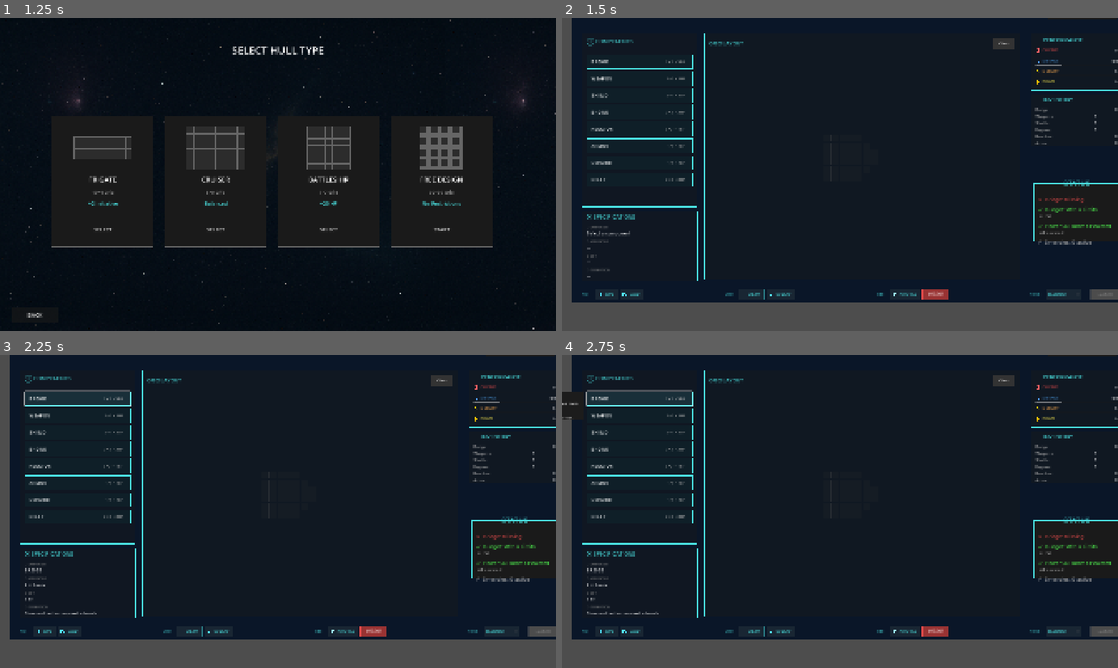
Above: before the commit, frames 1-4 (two rows, left to right).
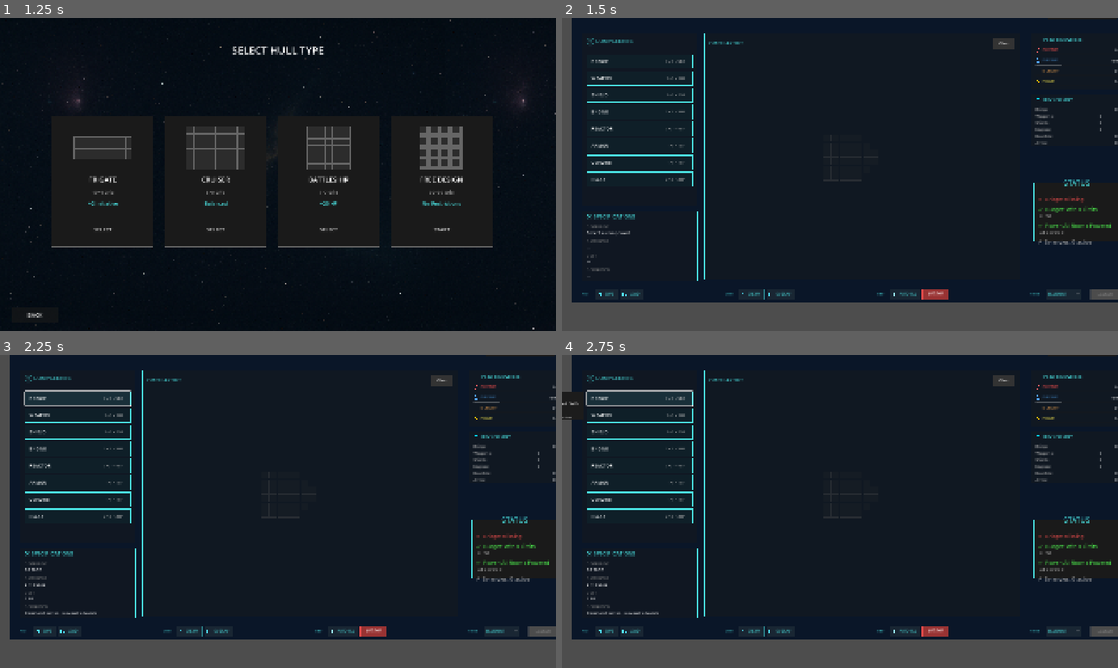
Above: after the commit, the same moments.

Repository: cautiouskurns/Startship-Designer
Game: Godot game, scene res://scenes/mission/MissionSelect.tscn
Same seed, same stepped clock (60 frames per second), same inputs: the game is played once before the commit and once after it. Sound files missing from this copy of the repository are replaced by a short silence.
Inputs (mouse positions are in pixels of both pictures, inside the frame that each line leads up to):
- Up to frame 1 (1.25 s): click "PATROL DUTY" at 0.5 s
- Up to frame 2 (1.5 s): click "BACK" at 1.25 s
- Up to frame 3 (2.25 s): click (77, 398) at 2 s
- Up to frame 4 (2.75 s): no input

Frame 1 is identical in both runs. In frame 2, 1.6% of the frame differs, in the area x 3-100%, y 6-89%; in frame 3, 1.8%; in frame 4, 1.8%, in the area x 0-100%, y 6-89%.

Commit message:
feat: Update SynergyGuidePanel to include synergy labels and tooltips for weapons, shields, and engines

Diff:
--- a/scenes/designer/components/SynergyGuidePanel.tscn
+++ b/scenes/designer/components/SynergyGuidePanel.tscn
@@ -74,10 +74,12 @@
 text = "Bridge:"
 
 [node name="BridgeValue" type="Label" parent="VBoxContainer/ContentMargin/ContentContainer/BridgeRow"]
-layout_mode = 2
-theme_override_colors/font_color = Color(1, 1, 1, 1)
-theme_override_font_sizes/font_size = 13
-text = "0"
+custom_minimum_size = Vector2(20, 0)
+layout_mode = 2
+theme_override_colors/font_color = Color(1, 1, 1, 1)
+theme_override_font_sizes/font_size = 13
+text = "0"
+horizontal_alignment = 2
 
 [node name="WeaponsRow" type="HBoxContainer" parent="VBoxContainer/ContentMargin/ContentContainer"]
 layout_mode = 2
@@ -89,15 +91,25 @@
 theme_override_font_sizes/font_size = 13
 text = "Weapons:"
 
-[node name="WeaponsValue" type="RichTextLabel" parent="VBoxContainer/ContentMargin/ContentContainer/WeaponsRow"]
-custom_minimum_size = Vector2(80, 0)
-layout_mode = 2
-theme_override_colors/default_color = Color(1, 1, 1, 1)
-theme_override_font_sizes/normal_font_size = 13
+[node name="WeaponsValue" type="Label" parent="VBoxContainer/ContentMargin/ContentContainer/WeaponsRow"]
+custom_minimum_size = Vector2(20, 0)
+layout_mode = 2
+theme_override_colors/font_color = Color(1, 1, 1, 1)
+theme_override_font_sizes/font_size = 13
+text = "0"
+horizontal_alignment = 2
+
+[node name="WeaponsSynergy" type="RichTextLabel" parent="VBoxContainer/ContentMargin/ContentContainer/WeaponsRow"]
+custom_minimum_size = Vector2(50, 0)
+layout_mode = 2
+mouse_filter = 0
+theme_override_colors/default_color = Color(0.886, 0.565, 0.290, 1)
+theme_override_font_sizes/normal_font_size = 10
 bbcode_enabled = true
 fit_content = true
 scroll_active = false
-text = "0"
+text = ""
+tooltip_text = ""
 
 [node name="ShieldsRow" type="HBoxContainer" parent="VBoxContainer/ContentMargin/ContentContainer"]
 layout_mode = 2
@@ -109,15 +121,25 @@
 theme_override_font_sizes/font_size = 13
 text = "Shields:"
 
-[node name="ShieldsValue" type="RichTextLabel" parent="VBoxContainer/ContentMargin/ContentContainer/ShieldsRow"]
-custom_minimum_size = Vector2(80, 0)
-layout_mode = 2
-theme_override_colors/default_color = Color(1, 1, 1, 1)
-theme_override_font_sizes/normal_font_size = 13
+[node name="ShieldsValue" type="Label" parent="VBoxContainer/ContentMargin/ContentContainer/ShieldsRow"]
+custom_minimum_size = Vector2(20, 0)
+layout_mode = 2
+theme_override_colors/font_color = Color(1, 1, 1, 1)
+theme_override_font_sizes/font_size = 13
+text = "0"
+horizontal_alignment = 2
+
+[node name="ShieldsSynergy" type="RichTextLabel" parent="VBoxContainer/ContentMargin/ContentContainer/ShieldsRow"]
+custom_minimum_size = Vector2(50, 0)
+layout_mode = 2
+mouse_filter = 0
+theme_override_colors/default_color = Color(0.290, 0.886, 0.886, 1)
+theme_override_font_sizes/normal_font_size = 10
 bbcode_enabled = true
 fit_content = true
 scroll_active = false
-text = "0"
+text = ""
+tooltip_text = ""
 
 [node name="EnginesRow" type="HBoxContainer" parent="VBoxContainer/ContentMargin/ContentContainer"]
 layout_mode = 2
@@ -129,15 +151,25 @@
 theme_override_font_sizes/font_size = 13
 text = "Engines:"
 
-[node name="EnginesValue" type="RichTextLabel" parent="VBoxContainer/ContentMargin/ContentContainer/EnginesRow"]
-custom_minimum_size = Vector2(80, 0)
-layout_mode = 2
-theme_override_colors/default_color = Color(1, 1, 1, 1)
-theme_override_font_sizes/normal_font_size = 13
+[node name="EnginesValue" type="Label" parent="VBoxContainer/ContentMargin/ContentContainer/EnginesRow"]
+custom_minimum_size = Vector2(20, 0)
+layout_mode = 2
+theme_override_colors/font_color = Color(1, 1, 1, 1)
+theme_override_font_sizes/font_size = 13
+text = "0"
+horizontal_alignment = 2
+
+[node name="EnginesSynergy" type="RichTextLabel" parent="VBoxContainer/ContentMargin/ContentContainer/EnginesRow"]
+custom_minimum_size = Vector2(50, 0)
+layout_mode = 2
+mouse_filter = 0
+theme_override_colors/default_color = Color(0.290, 0.565, 0.886, 1)
+theme_override_font_sizes/normal_font_size = 10
 bbcode_enabled = true
 fit_content = true
 scroll_active = false
-text = "0"
+text = ""
+tooltip_text = ""
 
 [node name="ReactorsRow" type="HBoxContainer" parent="VBoxContainer/ContentMargin/ContentContainer"]
 layout_mode = 2
@@ -150,10 +182,12 @@
 text = "Reactors:"
 
 [node name="ReactorsValue" type="Label" parent="VBoxContainer/ContentMargin/ContentContainer/ReactorsRow"]
-layout_mode = 2
-theme_override_colors/font_color = Color(1, 1, 1, 1)
-theme_override_font_sizes/font_size = 13
-text = "0"
+custom_minimum_size = Vector2(20, 0)
+layout_mode = 2
+theme_override_colors/font_color = Color(1, 1, 1, 1)
+theme_override_font_sizes/font_size = 13
+text = "0"
+horizontal_alignment = 2
 
 [node name="ArmorRow" type="HBoxContainer" parent="VBoxContainer/ContentMargin/ContentContainer"]
 layout_mode = 2
@@ -166,7 +200,9 @@
 text = "Armor:"
 
 [node name="ArmorValue" type="Label" parent="VBoxContainer/ContentMargin/ContentContainer/ArmorRow"]
-layout_mode = 2
-theme_override_colors/font_color = Color(1, 1, 1, 1)
-theme_override_font_sizes/font_size = 13
-text = "0"
+custom_minimum_size = Vector2(20, 0)
+layout_mode = 2
+theme_override_colors/font_color = Color(1, 1, 1, 1)
+theme_override_font_sizes/font_size = 13
+text = "0"
+horizontal_alignment = 2
--- a/scenes/main/Main.tscn
+++ b/scenes/main/Main.tscn
@@ -6,6 +6,6 @@
 
 [node name="ShipDesigner" parent="." instance=ExtResource("1")]
 offset_left = 36.0
-offset_top = -97.0
+offset_top = -98.0
 offset_right = 36.0
-offset_bottom = -97.0
+offset_bottom = -98.0
--- a/scripts/designer/SynergyGuidePanel.gd
+++ b/scripts/designer/SynergyGuidePanel.gd
@@ -3,44 +3,70 @@
 
 ## Panel displaying inventory of placed components
 
-## References to value labels (some are RichTextLabel for synergy display)
+## References to value labels
 @onready var bridge_value: Label = $VBoxContainer/ContentMargin/ContentContainer/BridgeRow/BridgeValue
-@onready var weapons_value: RichTextLabel = $VBoxContainer/ContentMargin/ContentContainer/WeaponsRow/WeaponsValue
-@onready var shields_value: RichTextLabel = $VBoxContainer/ContentMargin/ContentContainer/ShieldsRow/ShieldsValue
-@onready var engines_value: RichTextLabel = $VBoxContainer/ContentMargin/ContentContainer/EnginesRow/EnginesValue
+@onready var weapons_value: Label = $VBoxContainer/ContentMargin/ContentContainer/WeaponsRow/WeaponsValue
+@onready var shields_value: Label = $VBoxContainer/ContentMargin/ContentContainer/ShieldsRow/ShieldsValue
+@onready var engines_value: Label = $VBoxContainer/ContentMargin/ContentContainer/EnginesRow/EnginesValue
 @onready var reactors_value: Label = $VBoxContainer/ContentMargin/ContentContainer/ReactorsRow/ReactorsValue
 @onready var armor_value: Label = $VBoxContainer/ContentMargin/ContentContainer/ArmorRow/ArmorValue
+
+## References to synergy labels
+@onready var weapons_synergy: RichTextLabel = $VBoxContainer/ContentMargin/ContentContainer/WeaponsRow/WeaponsSynergy
+@onready var shields_synergy: RichTextLabel = $VBoxContainer/ContentMargin/ContentContainer/ShieldsRow/ShieldsSynergy
+@onready var engines_synergy: RichTextLabel = $VBoxContainer/ContentMargin/ContentContainer/EnginesRow/EnginesSynergy
 
 ## Update inventory with room counts and synergy bonuses
 func update_inventory(room_counts: Dictionary, synergy_counts: Dictionary = {}):
 	# Weapons: Show count + FIRE_RATE and DURABILITY synergies
-	if weapons_value:
+	if weapons_value and weapons_synergy:
 		var count = room_counts.get(RoomData.RoomType.WEAPON, 0)
 		var fire_rate = synergy_counts.get(RoomData.SynergyType.FIRE_RATE, 0)
 		var durability = synergy_counts.get(RoomData.SynergyType.DURABILITY, 0)
 		var synergy_total = fire_rate + durability
 
 		weapons_value.text = str(count)
+
 		if synergy_total > 0:
-			weapons_value.text += " [font_size=10][color=#E2904A](+%d)[/color][/font_size]" % synergy_total
+			var tooltip_parts = []
+			if fire_rate > 0:
+				tooltip_parts.append("Fire Rate: +%d (Weapon+Weapon)" % fire_rate)
+			if durability > 0:
+				tooltip_parts.append("Durability: +%d (Weapon+Armor)" % durability)
+
+			weapons_synergy.text = "[color=#E2904A](+%d)[/color]" % synergy_total
+			weapons_synergy.tooltip_text = "\n".join(tooltip_parts)
+		else:
+			weapons_synergy.text = ""
+			weapons_synergy.tooltip_text = ""
 
 	# Shields: Show count + SHIELD_CAPACITY synergies
-	if shields_value:
+	if shields_value and shields_synergy:
 		var count = room_counts.get(RoomData.RoomType.SHIELD, 0)
 		var shield_cap = synergy_counts.get(RoomData.SynergyType.SHIELD_CAPACITY, 0)
 
 		shields_value.text = str(count)
+
 		if shield_cap > 0:
-			shields_value.text += " [font_size=10][color=#4AE2E2](+%d)[/color][/font_size]" % shield_cap
+			shields_synergy.text = "[color=#4AE2E2](+%d)[/color]" % shield_cap
+			shields_synergy.tooltip_text = "Shield Capacity: +%d (Shield+Reactor)" % shield_cap
+		else:
+			shields_synergy.text = ""
+			shields_synergy.tooltip_text = ""
 
 	# Engines: Show count + INITIATIVE synergies
-	if engines_value:
+	if engines_value and engines_synergy:
 		var count = room_counts.get(RoomData.RoomType.ENGINE, 0)
 		var initiative = synergy_counts.get(RoomData.SynergyType.INITIATIVE, 0)
 
 		engines_value.text = str(count)
+
 		if initiative > 0:
-			engines_value.text += " [font_size=10][color=#4A90E2](+%d)[/color][/font_size]" % initiative
+			engines_synergy.text = "[color=#4A90E2](+%d)[/color]" % initiative
+			engines_synergy.tooltip_text = "Initiative: +%d (Engine+Engine)" % initiative
+		else:
+			engines_synergy.text = ""
+			engines_synergy.tooltip_text = ""
 
 	# Bridge, Reactors, Armor: No synergies, just show count
 	if bridge_value:
